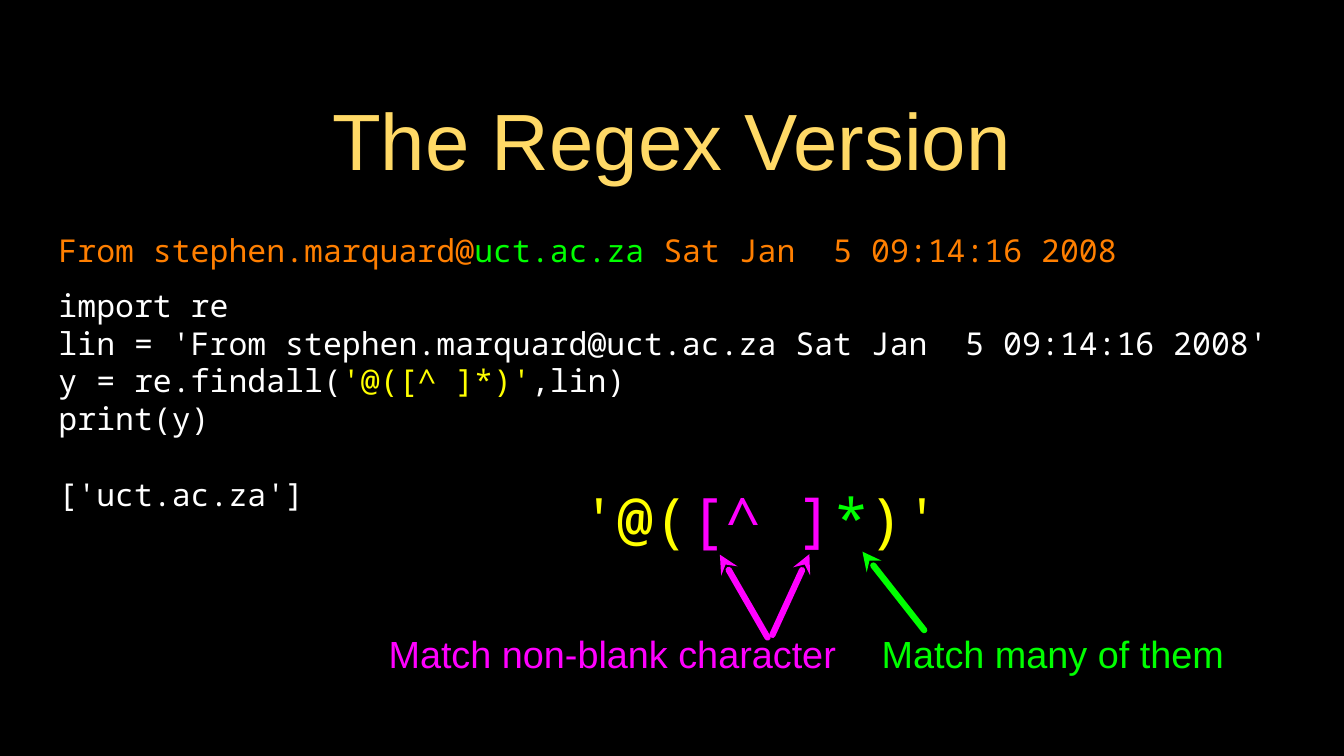
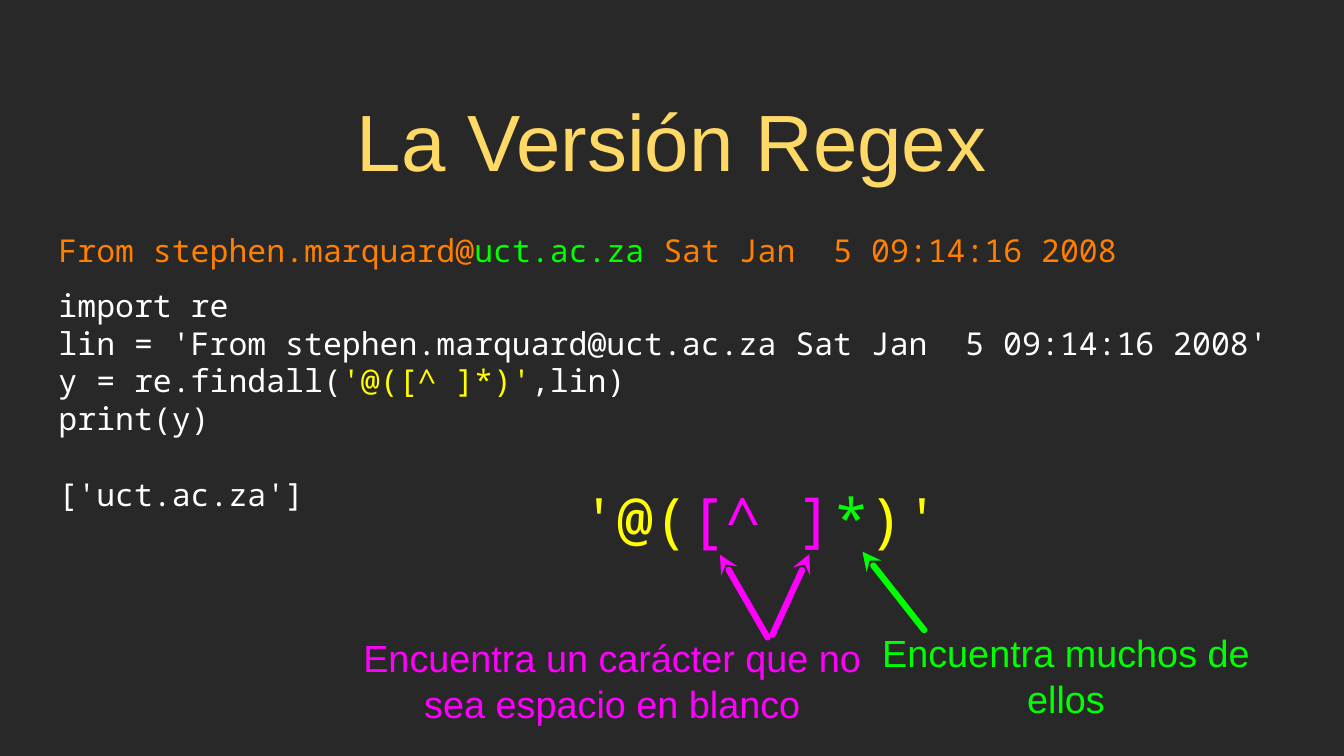
Before and after one commit to csev/py4e, a slide deck: slide 24 of lectures3/Pythonlearn-11-Regex.pptx. Drawn at 1344x756 pixels with LibreOffice and Linux fonts; fonts in the diff are those of the drawing. Boxes give left, top, right and bottom in pixels: in the first picture for what was removed or moved away, otherwise in the second. Text is boxed around its words. In the diff, an @@ line names an element or a change of style, - is before the commit and + after.

Commit message:
Translation of lectures3/11 Regex to Spanish
Spanish translation of lectures3/Pythonlearn-11-Regex.pptx
and regex cheatsheet.

```diff
--- a/lectures3/Pythonlearn-11-Regex.pptx
+++ b/lectures3/Pythonlearn-11-Regex.pptx
@@ background #000000 to #282828 @@
@@ title at [357,112,987,186]: text changed @@
-The Regex Version
+La Versión Regex
@@ text at [363,644,861,725]: text changed @@
-Match non-blank character
+Encuentra un carácter que no sea espacio en blanco
@@ text at [882,639,1250,714]: text changed @@
-Match many of them
+Encuentra muchos de ellos
@@ rectangle removed at [0,691,1344,756] @@
```
Also in this commit, not shown: 27 other slides changed, 6 slides added, 6 slides removed, 1 other file.
